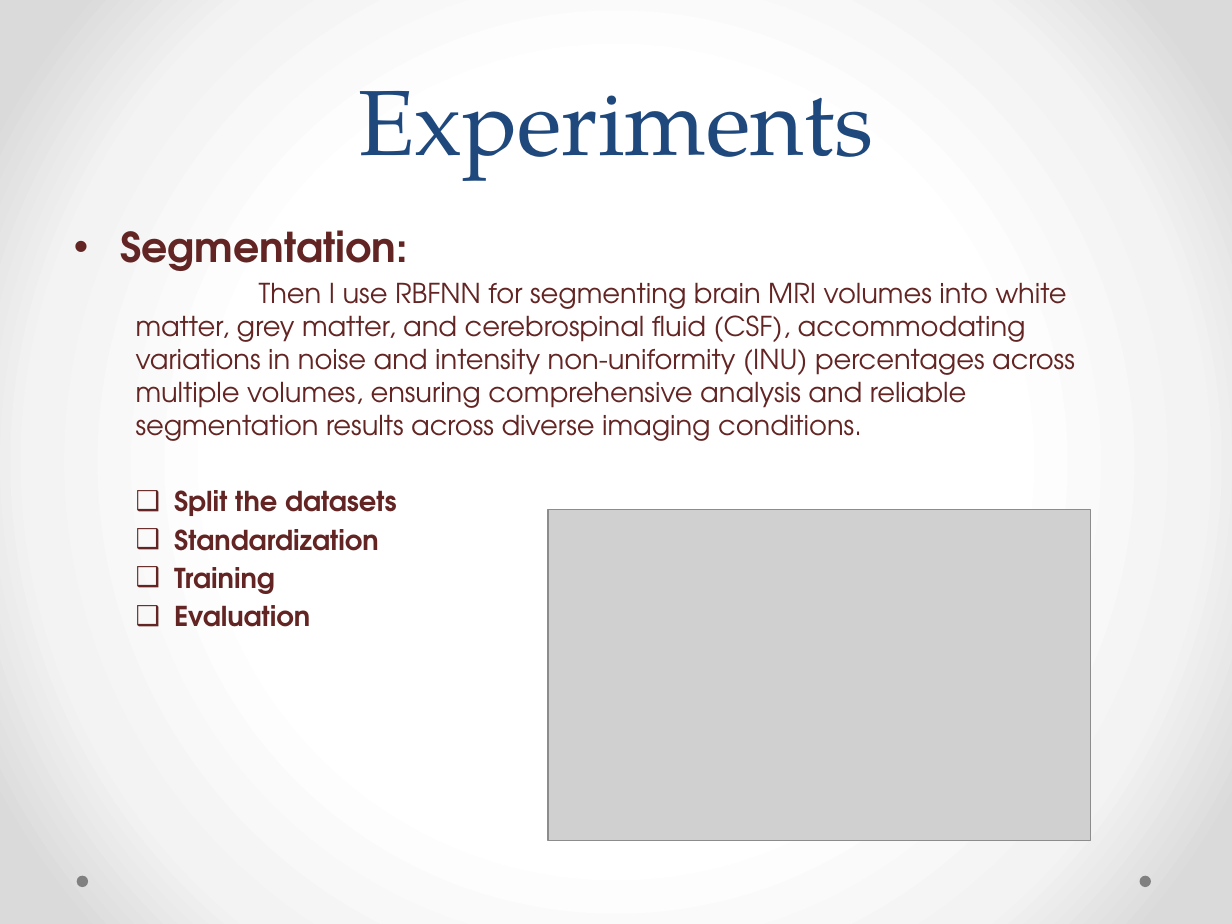
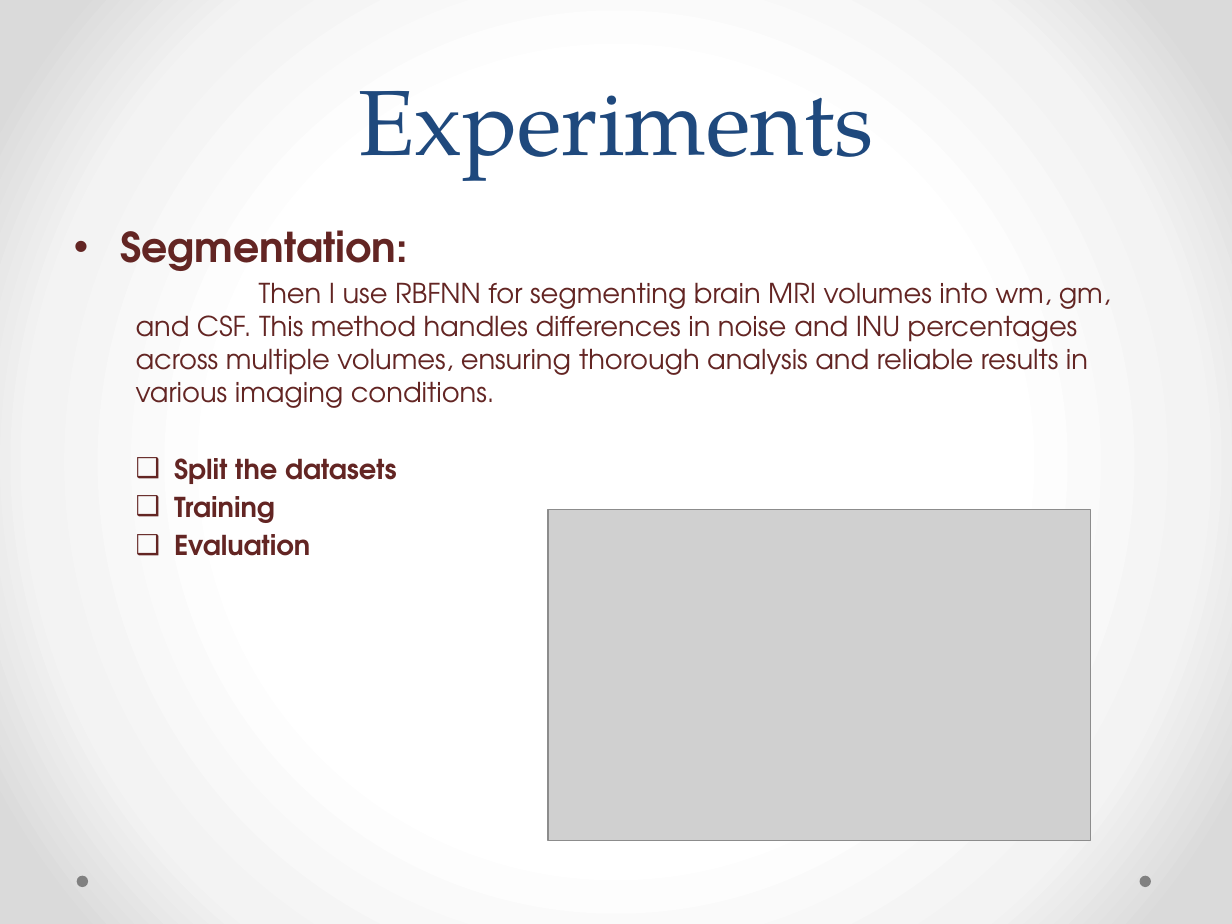
Before and after one commit to shrutipathak12321/Brain-Segmentation-using-RBFNN, a slide deck: slide 13 of Project_presentation.pptx. Drawn at 1232x924 pixels with LibreOffice and Linux fonts; fonts in the diff are those of the drawing; grey boxes stand for pictures. Boxes give left, top, right and bottom in pixels: in the first picture for what was removed or moved away, otherwise in the second. Text is boxed around its words. In the diff, an @@ line names an element or a change of style, - is before the commit and + after.

```diff
--- a/Project_presentation.pptx
+++ b/Project_presentation.pptx
@@ text at (136, 282, 1111, 408): text changed @@
-  Then I use RBFNN for segmenting brain MRI volumes into white matter, grey matter, and cerebrospinal fluid (CSF), accommodating variations in noise and intensity non-uniformity (INU) percentages across multiple volumes, ensuring comprehensive analysis and reliable segmentation results across diverse imaging conditions.
+  Then I use RBFNN for segmenting brain MRI volumes into wm, gm, and CSF. This method handles differences in noise and INU percentages across multiple volumes, ensuring thorough analysis and reliable results in various imaging conditions.
@@ text at (174, 529, 379, 551): paragraph removed @@
-  ❑ Standardization
```
Also in this commit, not shown: 9 other slides changed, 1 slide added, 1 slide removed, 2 other files.
